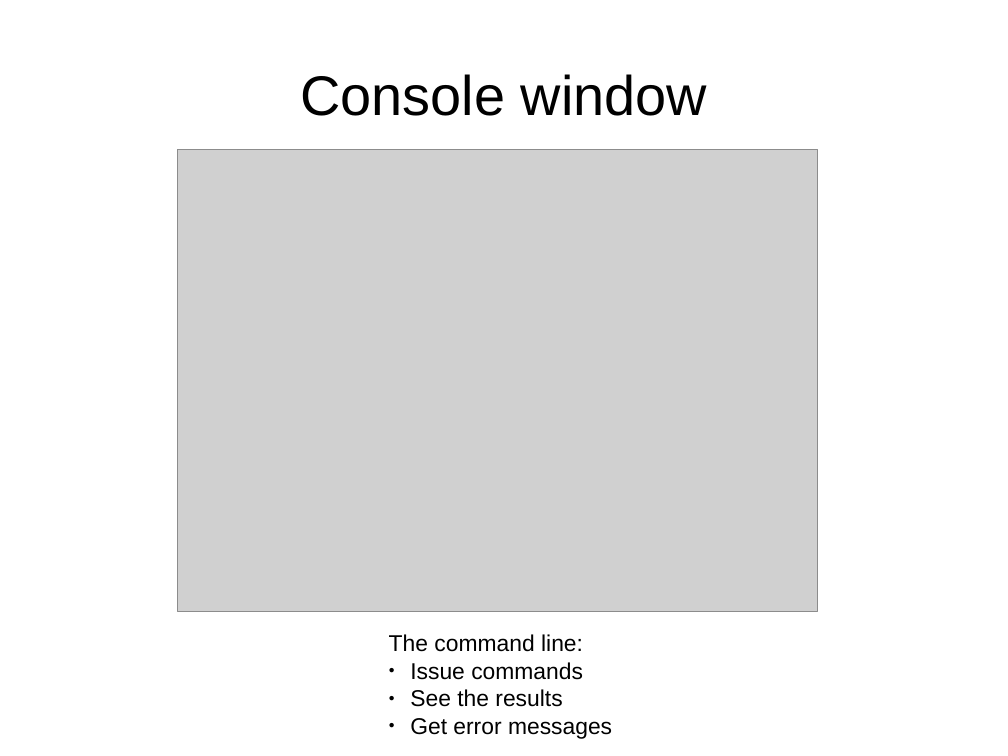
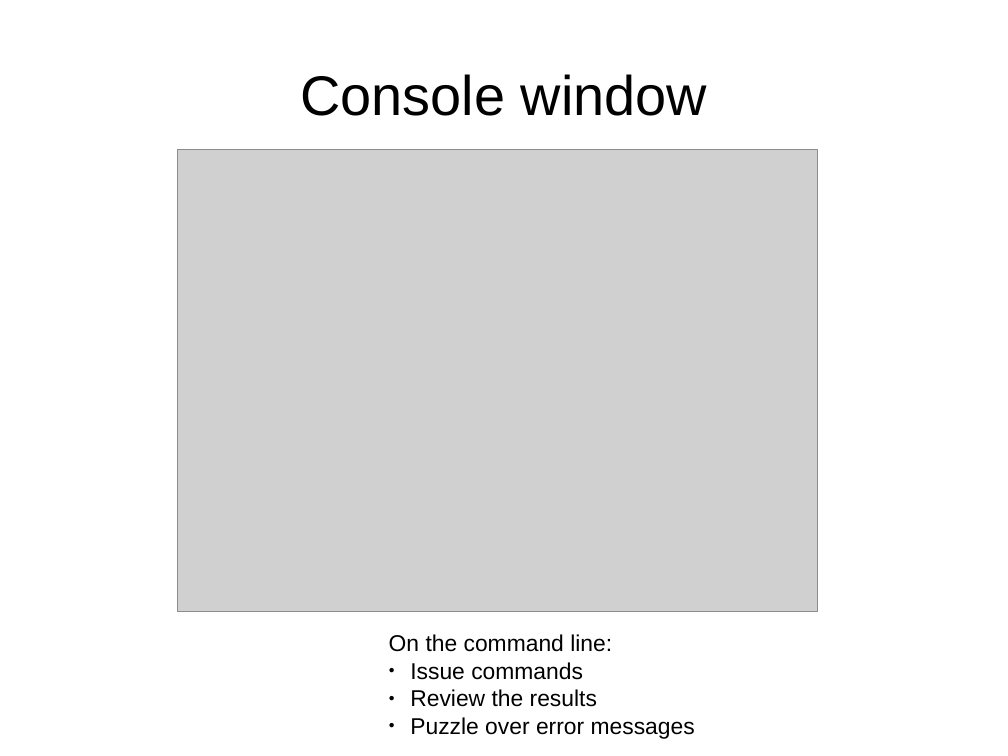
Before and after one commit to ubccr/hsws, a slide deck: slide 11 of slides/RStudio-basics.odp (slide 7 before the commit). Drawn at 1008x756 pixels with LibreOffice and Linux fonts; fonts in the diff are those of the drawing; grey boxes stand for pictures. Boxes give left, top, right and bottom in pixels: in the first picture for what was removed or moved away, otherwise in the second. Text is boxed around its words. In the diff, an @@ line names an element or a change of style, - is before the commit and + after.

```diff
--- a/slides/RStudio-basics.odp
+++ b/slides/RStudio-basics.odp
@@ text at (389, 634, 612, 652): text changed @@
-The command line:
+On the command line:
@@ text at (410, 689, 695, 739): text changed @@
-● See the results
-● Get error messages
+● Review the results
+● Puzzle over error messages
```
Also in this commit, not shown: 7 other slides changed, 7 slides added, 1 slide removed, 10 other files.
